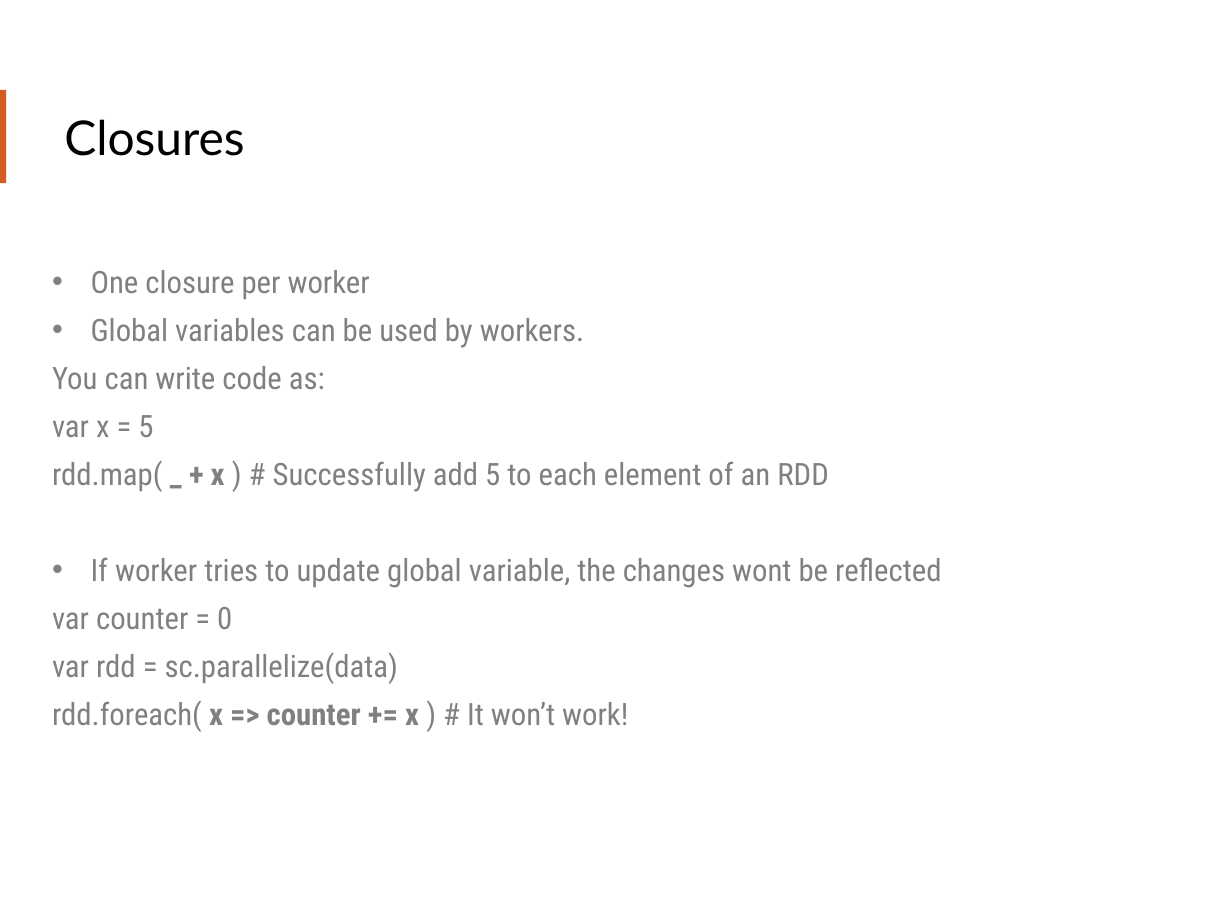
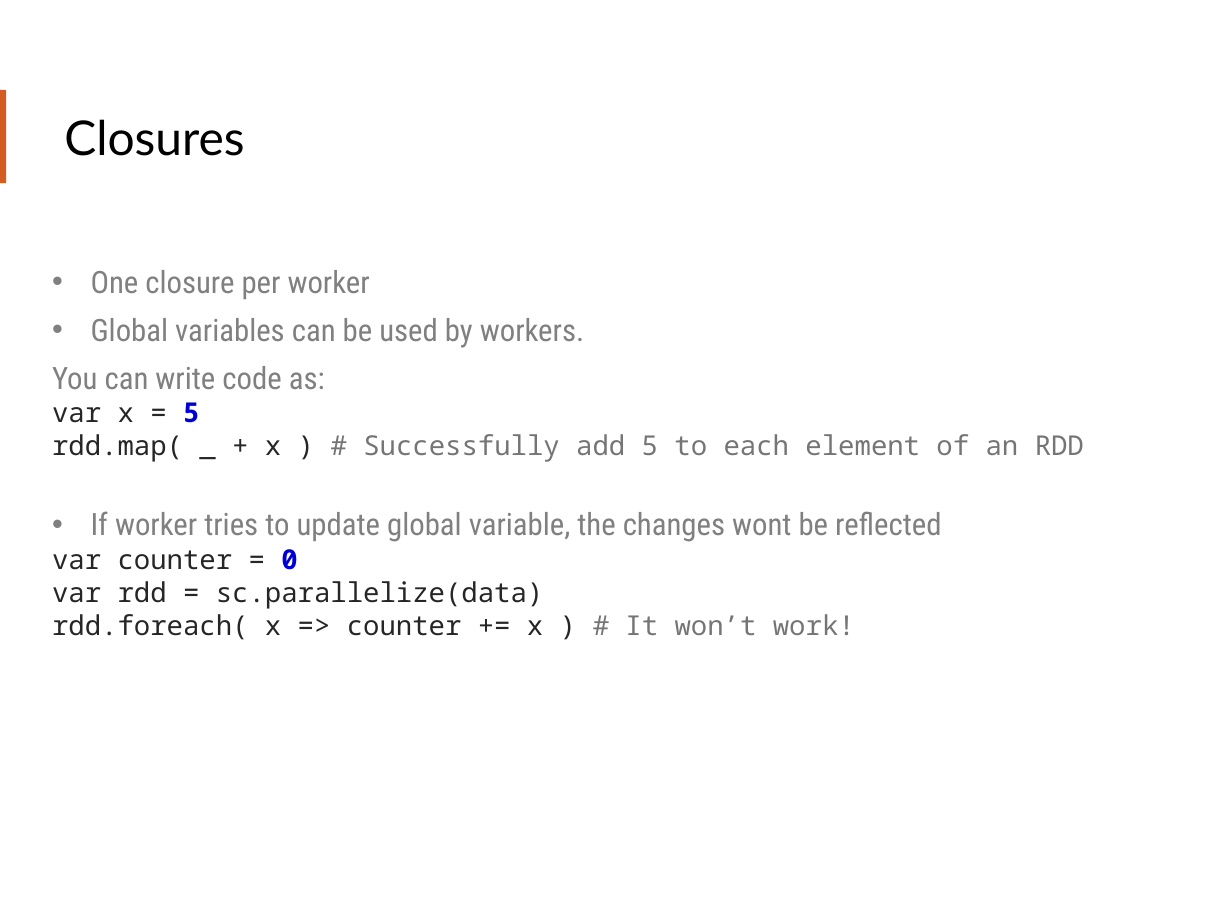
Before and after one commit to teamclairvoyant/intro-to-spark, a slide deck: slide 70 of Intro to Apache Spark Slides.pptx. Drawn at 1232x924 pixels with LibreOffice and Linux fonts; fonts in the diff are those of the drawing. Boxes give left, top, right and bottom in pixels: in the first picture for what was removed or moved away, otherwise in the second. Text is boxed around its words. In the diff, an @@ line names an element or a change of style, - is before the commit and + after.

Commit message:
Formatted the code snippets and reviewed the ppt.

```diff
--- a/Intro to Apache Spark Slides.pptx
+++ b/Intro to Apache Spark Slides.pptx
@@ text at [52, 402, 1084, 640]: size 18 to 16 pt, font Roboto Condensed to Noto Sans Mono in "var x = 5", "rdd.map( _ + x ) # Successfully ...", "var counter = 0", "var rdd = sc.parallelize(data)" and 1 more places; text colour #808080 to #262626 in "var x =", "rdd.map( _ + x )", "var counter =", "var rdd = sc.parallelize(data)" and 1 more places; text colour #808080 to #0000D5, bold on in "5", "0"; text colour #808080 to #757575 in "# Successfully add 5 to each element ...", "# It won’t work!"; bold off in "_ + x", "x => counter += x"; line spacing 1.3 to 1 @@
```
Also in this commit, not shown: 20 other slides changed.
